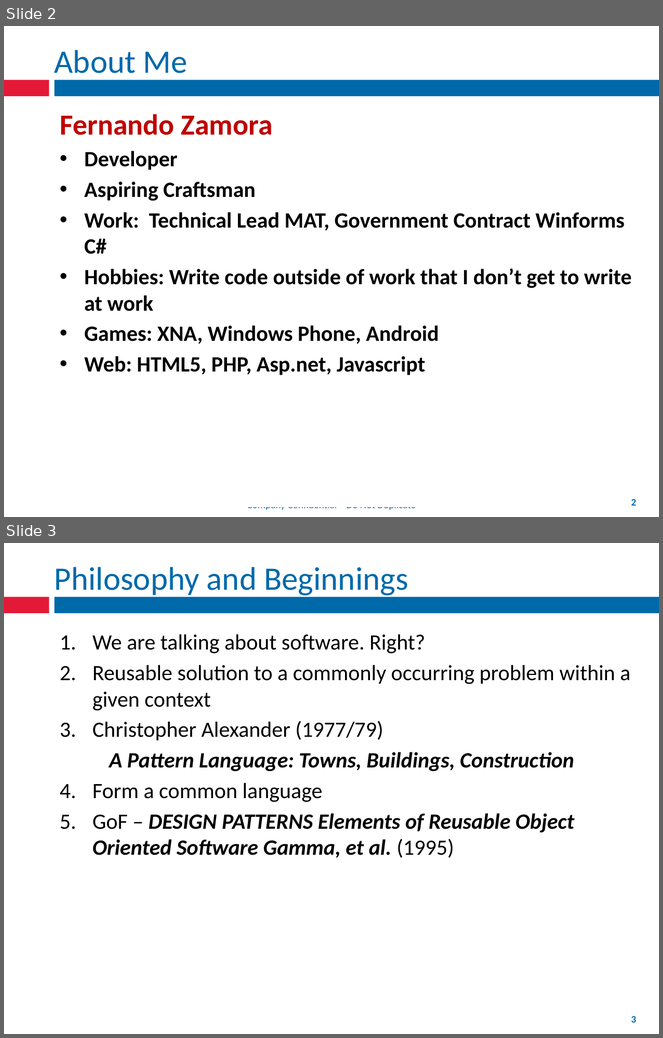
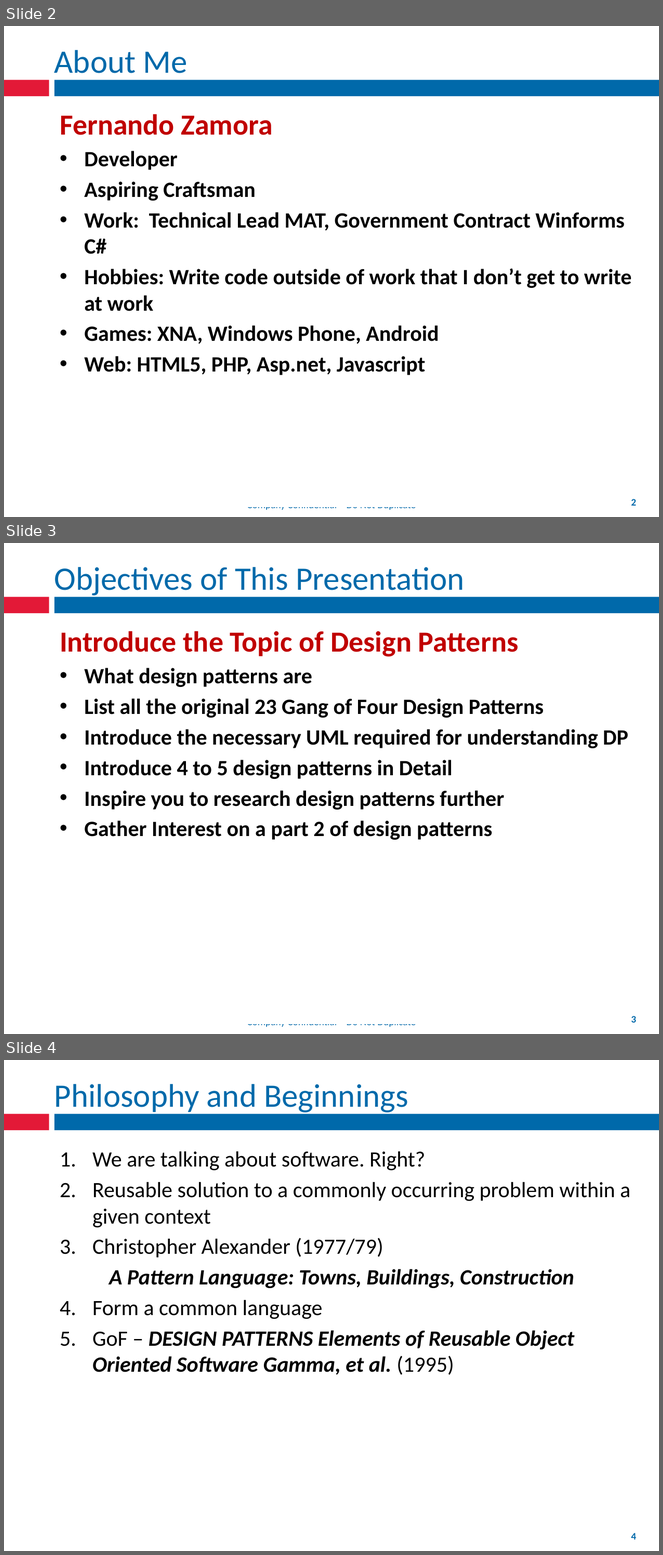
Before and after one commit to fernandozamoraj/design-patterns-presentation, a slide deck: Design Patterns Part 1.pptx. Shown one above the other, each under a label of ours: slides 2 and 3 before the commit, slides 2, 3 and 4 after it. The pictures are 663x1038 and 663x1555 pixels, drawn with LibreOffice and Linux fonts; fonts in the diff are those of the drawing. Boxes give left, top, right and bottom in pixels: in the first picture for what was removed or moved away, otherwise in the second. Text is boxed around its words. In the diff, an @@ line names an element or a change of style, - is before the commit and + after.

Commit message:
Updated the training slide with the goals for the presentation

```diff
--- a/Design Patterns Part 1.pptx
+++ b/Design Patterns Part 1.pptx
@@ slide 3 added at (4,543,659,1034), background #FFFFFF; not listed: 4 template elements that a slide beside it also shows @@
@@ title added at (54,567,465,598), 36 pt, text #0069AA @@
+Objectives of This Presentation
@@ text added at (60,631,629,840), 24 pt, text #000000, bold @@
+Introduce the Topic of Design Patterns
+• What design patterns are
+• List all the original 23 Gang of Four Design Patterns
+• Introduce the necessary UML required for understanding DP
+• Introduce 4 to 5 design patterns in Detail
+• Inspire you to research design patterns further
+• Gather Interest on a part 2 of design patterns
@@ rectangle added at (146,1007,441,1023), fill #FFFFFF, outline #FFFFFF 2 pt @@
@@ what was slide 3 is now slide 4 @@
@@ page number at (631,1533,636,1540): text changed @@
-3
+4
```
